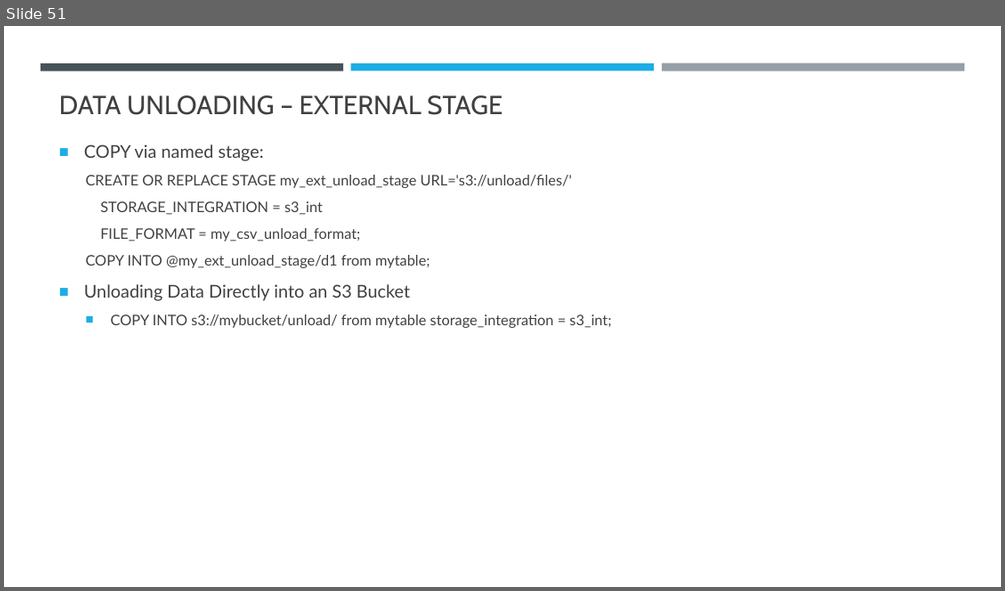
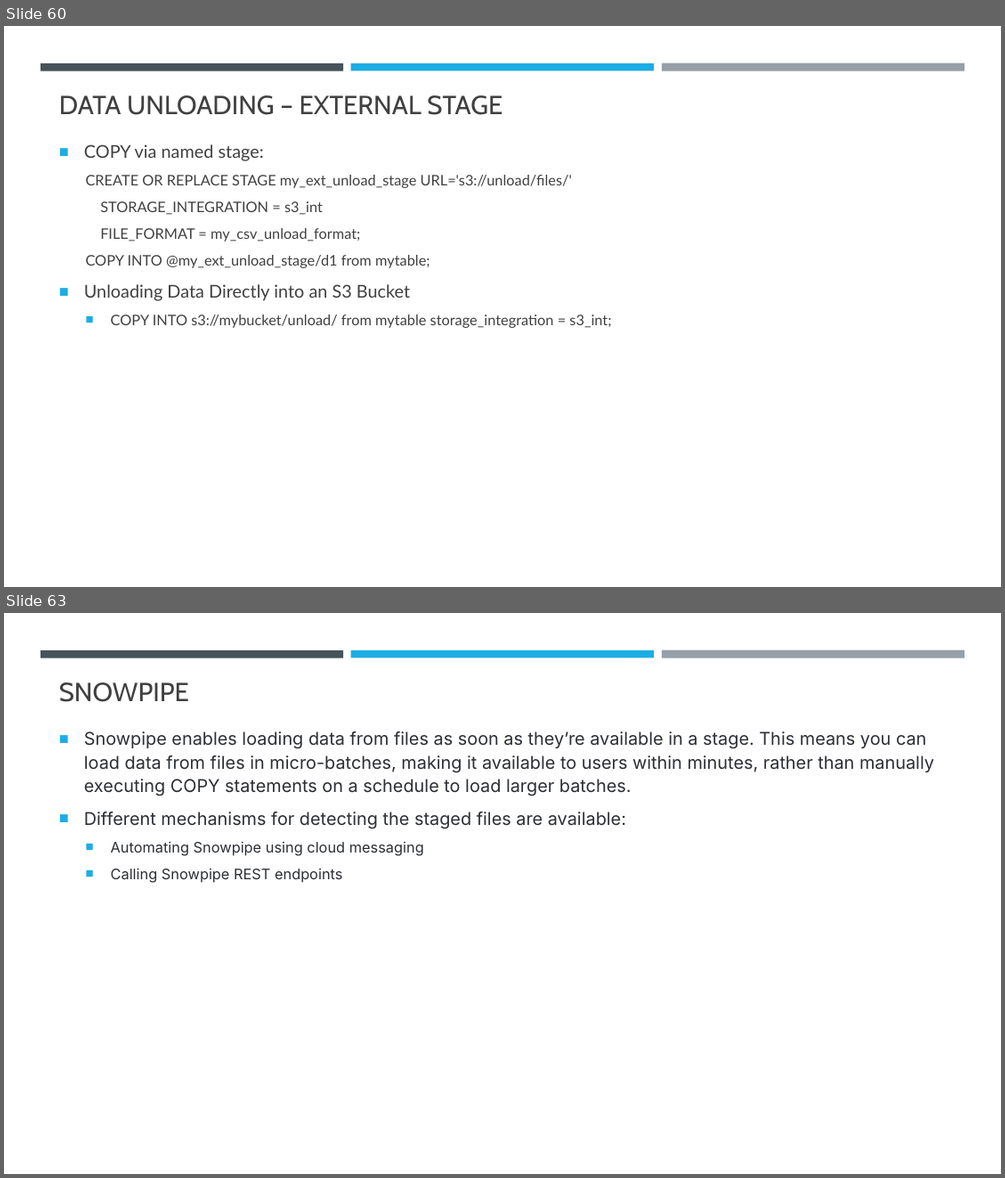
Before and after one commit to umeshmahajan/azure-brainworks2023, a slide deck: docs/Azure-Snowflake.pptx. Shown one above the other, each under a label of ours: slide 51 before the commit, slides 60 and 63 after it; the slides between them are not shown. The pictures are 1005x591 and 1005x1178 pixels, drawn with LibreOffice and Linux fonts; fonts in the diff are those of the drawing. Boxes give left, top, right and bottom in pixels: in the first picture for what was removed or moved away, otherwise in the second. Text is boxed around its words. In the diff, an @@ line names an element or a change of style, - is before the commit and + after.

```diff
--- a/docs/Azure-Snowflake.pptx
+++ b/docs/Azure-Snowflake.pptx
@@ slide 63 added at [4,613,1001,1174], background #FFFFFF; not listed: 3 template elements that a slide beside it also shows @@
@@ title added at [59,682,189,702], 25.2 pt, text #404040 @@
+SNOWPIPE
@@ text added at [84,731,934,883], 17 pt, text #2C2F34 @@
+■ Snowpipe enables loading data from files as soon as they’re available in a stage. This means you can load data from files in micro-batches, making it available to users within minutes, rather than manually executing COPY statements on a schedule to load larger batches.
+■ Different mechanisms for detecting the staged files are available:
+  ■ Automating Snowpipe using cloud messaging
+  ■ Calling Snowpipe REST endpoints
@@ what was slide 51 is now slide 60 @@
```
Also in this commit, not shown: 1 slide changed, 8 other slides added.
